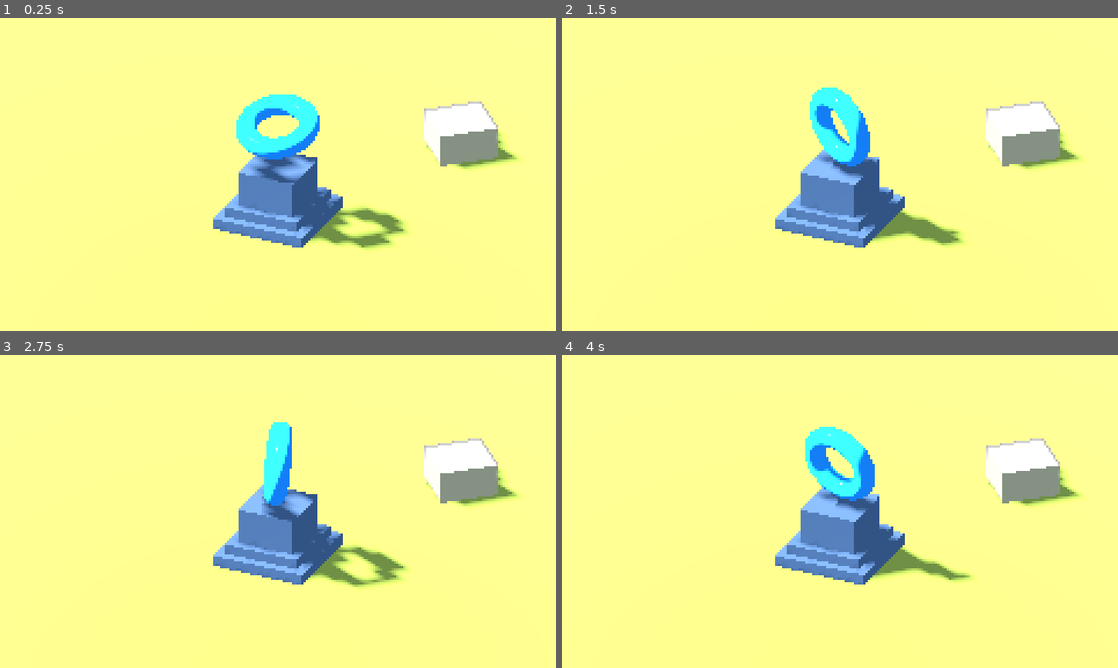
Above: before the commit, frames 1-4 (two rows, left to right).
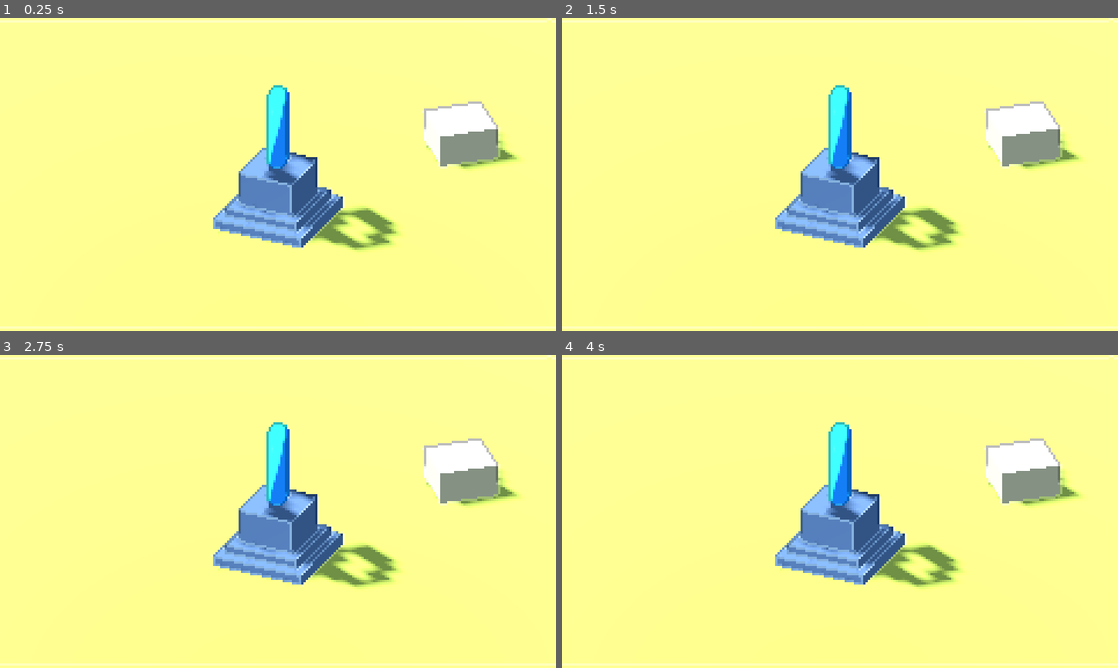
Above: after the commit, the same moments.

Repository: leopeltola/Godot-3d-pixelart-demo
Game: Godot game, scene res://demo.tscn
Same seed, same stepped clock (60 frames per second), same inputs: the game is played once before the commit and once after it.
Inputs:
- Up to frame 1 (0.25 s): no input
- Up to frame 2 (1.5 s): no input
- Up to frame 3 (2.75 s): no input
- Up to frame 4 (4 s): no input

The runs differ from the first frame. In frame 1, 6.0% of the frame differs, in the area x 0-100%, y 0-100%; in frame 2, 6.2%; in frame 3, 3.8%; in frame 4, 6.6%.

Commit message:
cleaned up code in both shaders

Diff:
--- a/camera.tscn
+++ b/camera.tscn
@@ -8,7 +8,12 @@
 [sub_resource type="ShaderMaterial" id="ShaderMaterial_hpojt"]
 render_priority = 0
 shader = ExtResource("1_f284h")
-shader_parameter/outline_color = Color(0, 0, 0, 1)
+shader_parameter/shadows_enabled = true
+shader_parameter/highlights_enabled = true
+shader_parameter/shadow_strength = 0.4
+shader_parameter/highlight_strength = 0.1
+shader_parameter/highlight_color = Color(1, 1, 1, 1)
+shader_parameter/shadow_color = Color(0, 0, 0, 1)
 shader_parameter/distance_falloff = 1.0
 shader_parameter/smoothing_cutoff = 0.1
 shader_parameter/smoothing_max = 0.1
@@ -21,6 +26,5 @@
 
 [node name="Postprocess" type="MeshInstance3D" parent="."]
 transform = Transform3D(1, 0, 0, 0, -4.37114e-08, -1, 0, 1, -4.37114e-08, 0, 0, -0.873369)
-visible = false
 mesh = SubResource("PlaneMesh_57txa")
 surface_material_override/0 = SubResource("ShaderMaterial_hpojt")
--- a/demo.tscn
+++ b/demo.tscn
@@ -12,7 +12,7 @@
 render_priority = 0
 shader = ExtResource("2_w500p")
 shader_parameter/shadows_enabled = true
-shader_parameter/highlights_enabled = false
+shader_parameter/highlights_enabled = true
 shader_parameter/shadow_strength = 0.4
 shader_parameter/highlight_strength = 0.1
 shader_parameter/depth_smooth_low = 0.26
@@ -165,7 +165,7 @@
 surface_material_override/0 = SubResource("StandardMaterial3D_r0a1b")
 
 [node name="Torus" type="MeshInstance3D" parent="."]
-transform = Transform3D(0.7, -3.12647e-06, 0, 3.12647e-06, 0.7, 0, 0, 0, 0.7, 0, 1.23979, 0)
+transform = Transform3D(-0.0469222, -0.698364, 0.00928309, 0.0198189, -0.0106316, -0.699639, 0.698144, -0.0466353, 0.0204852, 0, 1.22187, 0)
 mesh = SubResource("TorusMesh_5f5u1")
 surface_material_override/0 = SubResource("StandardMaterial3D_lr1hu")
 
@@ -196,7 +196,7 @@
 environment = SubResource("Environment_t4b23")
 
 [node name="AnimationPlayer" type="AnimationPlayer" parent="."]
-autoplay = "loop"
+playback_process_mode = 0
 libraries = {
 "": SubResource("AnimationLibrary_y7lvy")
 }
--- a/pixelart_stylizer.gdshader
+++ b/pixelart_stylizer.gdshader
@@ -75,41 +75,43 @@
 
 void fragment() {
 	vec2 e = vec2(1./VIEWPORT_SIZE.xy);
-	float depth_here = getDepth(SCREEN_UV, DEPTH_TEXTURE, INV_PROJECTION_MATRIX);
 
+//	Shadows
 	float depth_diff = 0.;
-	float du = getDepth(SCREEN_UV+vec2(0., -1.)*e, DEPTH_TEXTURE, INV_PROJECTION_MATRIX);
-	float dr = getDepth(SCREEN_UV+vec2(1., 0.)*e, DEPTH_TEXTURE, INV_PROJECTION_MATRIX);
-	float dd = getDepth(SCREEN_UV+vec2(0., 1.)*e, DEPTH_TEXTURE, INV_PROJECTION_MATRIX);
-	float dl = getDepth(SCREEN_UV+vec2(-1., 0.)*e, DEPTH_TEXTURE, INV_PROJECTION_MATRIX);
-	depth_diff += clamp(du - depth_here, 0., 1.);
-	depth_diff += clamp(dr - depth_here, 0., 1.);
-	depth_diff += clamp(dd - depth_here, 0., 1.);
-	depth_diff += clamp(dl - depth_here, 0., 1.);
-	depth_diff = smoothstep(depth_smooth_low, depth_smooth_high, depth_diff);
-//	ALBEDO = vec3(depth_diff);
+	if (shadows_enabled) {
+		float depth = getDepth(SCREEN_UV, DEPTH_TEXTURE, INV_PROJECTION_MATRIX);
+		float du = getDepth(SCREEN_UV+vec2(0., -1.)*e, DEPTH_TEXTURE, INV_PROJECTION_MATRIX);
+		float dr = getDepth(SCREEN_UV+vec2(1., 0.)*e, DEPTH_TEXTURE, INV_PROJECTION_MATRIX);
+		float dd = getDepth(SCREEN_UV+vec2(0., 1.)*e, DEPTH_TEXTURE, INV_PROJECTION_MATRIX);
+		float dl = getDepth(SCREEN_UV+vec2(-1., 0.)*e, DEPTH_TEXTURE, INV_PROJECTION_MATRIX);
+		depth_diff += clamp(du - depth, 0., 1.);
+		depth_diff += clamp(dr - depth, 0., 1.);
+		depth_diff += clamp(dd - depth, 0., 1.);
+		depth_diff += clamp(dl - depth, 0., 1.);
+		depth_diff = smoothstep(depth_smooth_low, depth_smooth_high, depth_diff);
+	}
 
-	// Normals
-	vec3 normal = computeNormalImproved(DEPTH_TEXTURE, model_view_matrix, INV_PROJECTION_MATRIX, SCREEN_UV, MODEL_MATRIX, VIEW_MATRIX, VIEWPORT_SIZE.xy);
-	vec3 nu = computeNormalImproved(DEPTH_TEXTURE, model_view_matrix, INV_PROJECTION_MATRIX, SCREEN_UV+vec2(0., -1.)*e, MODEL_MATRIX, VIEW_MATRIX, VIEWPORT_SIZE.xy);
-	vec3 nr = computeNormalImproved(DEPTH_TEXTURE, model_view_matrix, INV_PROJECTION_MATRIX, SCREEN_UV+vec2(1., 0.)*e, MODEL_MATRIX, VIEW_MATRIX, VIEWPORT_SIZE.xy);
-	vec3 nd = computeNormalImproved(DEPTH_TEXTURE, model_view_matrix, INV_PROJECTION_MATRIX, SCREEN_UV+vec2(0., 1.)*e, MODEL_MATRIX, VIEW_MATRIX, VIEWPORT_SIZE.xy);
-	vec3 nl = computeNormalImproved(DEPTH_TEXTURE, model_view_matrix, INV_PROJECTION_MATRIX, SCREEN_UV+vec2(-1., -1.)*e, MODEL_MATRIX, VIEW_MATRIX, VIEWPORT_SIZE.xy);
-	vec3 normalEdgeBias = vec3(1., 1., 1.);
+//	Normals
 	float normal_diff = 0.;
-	normal_diff += normalIndicator(normalEdgeBias, normal, nu, depth_diff);
-	normal_diff += normalIndicator(normalEdgeBias, normal, nr, depth_diff);
-	normal_diff += normalIndicator(normalEdgeBias, normal, nd, depth_diff);
-	normal_diff += normalIndicator(normalEdgeBias, normal, nl, depth_diff);
-	normal_diff /= 4.;
-	normal_diff = smoothstep(0.1, 0.3, normal_diff);
+	if (highlights_enabled) {
+		vec3 normal = computeNormalImproved(DEPTH_TEXTURE, model_view_matrix, INV_PROJECTION_MATRIX, SCREEN_UV, MODEL_MATRIX, VIEW_MATRIX, VIEWPORT_SIZE.xy);
+		vec3 nu = computeNormalImproved(DEPTH_TEXTURE, model_view_matrix, INV_PROJECTION_MATRIX, SCREEN_UV+vec2(0., -1.)*e, MODEL_MATRIX, VIEW_MATRIX, VIEWPORT_SIZE.xy);
+		vec3 nr = computeNormalImproved(DEPTH_TEXTURE, model_view_matrix, INV_PROJECTION_MATRIX, SCREEN_UV+vec2(1., 0.)*e, MODEL_MATRIX, VIEW_MATRIX, VIEWPORT_SIZE.xy);
+		vec3 nd = computeNormalImproved(DEPTH_TEXTURE, model_view_matrix, INV_PROJECTION_MATRIX, SCREEN_UV+vec2(0., 1.)*e, MODEL_MATRIX, VIEW_MATRIX, VIEWPORT_SIZE.xy);
+		vec3 nl = computeNormalImproved(DEPTH_TEXTURE, model_view_matrix, INV_PROJECTION_MATRIX, SCREEN_UV+vec2(-1., -1.)*e, MODEL_MATRIX, VIEW_MATRIX, VIEWPORT_SIZE.xy);
+		vec3 normalEdgeBias = vec3(1., 1., 1.);
+		normal_diff += normalIndicator(normalEdgeBias, normal, nu, depth_diff);
+		normal_diff += normalIndicator(normalEdgeBias, normal, nr, depth_diff);
+		normal_diff += normalIndicator(normalEdgeBias, normal, nd, depth_diff);
+		normal_diff += normalIndicator(normalEdgeBias, normal, nl, depth_diff);
+		normal_diff /= 4.;
+		normal_diff = smoothstep(0.1, 0.3, normal_diff);
+	}
 
-//	ALBEDO = vec3(normal_diff);
 
 	vec3 original_color = texture(SCREEN_TEXTURE, SCREEN_UV).rgb;
 	vec3 highlight_color = mix(original_color, vec3(1.), highlight_strength);
 	vec3 shadow_color = mix(original_color, vec3(0.), shadow_strength);
-
 	vec3 final = original_color;
 	if (highlights_enabled) {
 		final = mix(final, highlight_color, normal_diff);
--- a/pixelart_stylizer_postprocess.gdshader
+++ b/pixelart_stylizer_postprocess.gdshader
@@ -5,7 +5,13 @@
 uniform sampler2D DEPTH_TEXTURE : hint_depth_texture, filter_linear_mipmap;
 uniform sampler2D SCREEN_TEXTURE : hint_screen_texture, filter_linear_mipmap;
 
-uniform vec4 outline_color : source_color = vec4(0.0, 0.0, 0.0, 1.0);
+uniform bool shadows_enabled = true;
+uniform bool highlights_enabled = true;
+uniform float shadow_strength : hint_range(0.0, 1.0, 0.01) = 0.4;
+uniform float highlight_strength : hint_range(0.0, 1.0, 0.01) = 0.1;
+uniform vec3 highlight_color : source_color = vec3(1.);
+uniform vec3 shadow_color : source_color = vec3(0.0);
+
 uniform float distance_falloff : hint_range(0, 5) = 1;
 uniform float smoothing_cutoff : hint_range(0, 1) = 0.1;
 uniform float smoothing_max : hint_range(0, 1) = 0.1;
@@ -16,22 +22,12 @@
     model_view_matrix = VIEW_MATRIX * mat4(INV_VIEW_MATRIX[0], INV_VIEW_MATRIX[1], INV_VIEW_MATRIX[2], MODEL_MATRIX[3]);
 }
 
-float linear_depth(in sampler2D depth_texture, in vec2 screen_uv, in mat4 inv_projection_matrix){
+float linear_depth(in sampler2D depth_texture, in vec2 screen_uv, in mat4 inv_projection_matrix) {
 //	Credit: https://godotshaders.com/shader/depth-modulated-pixel-outline-in-screen-space/
-
-	// get raw depth, this is not a linear value in godot 4.0 vulkan rendering
 	float raw_depth = texture(depth_texture, screen_uv)[0];
-
 	vec3 normalized_device_coordinates = vec3(screen_uv * 2.0 - 1.0, raw_depth);
-
-	//convert NDC to view space via the inverse projection matrix
     vec4 view_space = inv_projection_matrix * vec4(normalized_device_coordinates, 1.0);
-
-	//linearize the depth
 	view_space.xyz /= view_space.w;
-
-	// camera view points in the negative Z direction, so all depths are negative
-	// we invert the sign here to get positive depth values
 	return -view_space.z;
 }
 
@@ -44,16 +40,16 @@
 vec3 computeNormalImproved( sampler2D depth_tx, mat4 mvm, mat4 ipm, vec2 suv, mat4 wm, mat4 icm, vec2 iResolution) {
     vec2 e = vec2(1./iResolution);
 //    float c0 = texture(depth_tx,suv).r;
-    float c0 = linear_depth(depth_tx, suv, ipm);
+    float c0 = texture(depth_tx, suv).r;
 //    float l2 = texture(depth_tx,suv-vec2(2,0)*e).r;
-    float l2 = linear_depth(depth_tx, suv-vec2(2,0)*e, ipm);
-    float r1 = linear_depth(depth_tx, suv+vec2(1,0)*e, ipm);
-    float l1 = linear_depth(depth_tx, suv-vec2(1,0)*e, ipm);
-    float r2 = linear_depth(depth_tx, suv+vec2(2,0)*e, ipm);
-    float b2 = linear_depth(depth_tx, suv-vec2(0,2)*e, ipm);
-    float b1 = linear_depth(depth_tx, suv-vec2(0,1)*e, ipm);
-    float t1 = linear_depth(depth_tx, suv+vec2(0,1)*e, ipm);
-    float t2 = linear_depth(depth_tx, suv+vec2(0,2)*e, ipm);
+    float l2 = texture(depth_tx, suv-vec2(2,0)*e).r;
+    float r1 = texture(depth_tx, suv+vec2(1,0)*e).r;
+    float l1 = texture(depth_tx, suv-vec2(1,0)*e).r;
+    float r2 = texture(depth_tx, suv+vec2(2,0)*e).r;
+    float b2 = texture(depth_tx, suv-vec2(0,2)*e).r;
+    float b1 = texture(depth_tx, suv-vec2(0,1)*e).r;
+    float t1 = texture(depth_tx, suv+vec2(0,1)*e).r;
+    float t2 = texture(depth_tx, suv+vec2(0,2)*e).r;
 
     float dl = abs(l1*l2/(2.0*l2-l1)-c0);
     float dr = abs(r1*r2/(2.0*r2-r1)-c0);
@@ -70,89 +66,62 @@
     return normalize(cross(dpdx,dpdy));
 }
 
-vec3 computeNormalNaive( sampler2D depth_tx, mat4 mvm, mat4 ipm, vec2 suv, mat4 wm, mat4 icm, vec2 iResolution) {
-//    vec2 e = vec2(1./iResolution);
-//    vec3 l1 = getPos(linear_depth(depth_tx, suv-vec2(1,0)*e, ipm) ,mvm, ipm, suv-vec2(1,0)*e, wm, icm);
-//    vec3 r1 = getPos(linear_depth(depth_tx, suv+vec2(1,0)*e, ipm) ,mvm, ipm, suv+vec2(1,0)*e, wm, icm);
-//    vec3 t1 = getPos(linear_depth(depth_tx, suv+vec2(0,1)*e, ipm) ,mvm, ipm, suv+vec2(0,1)*e, wm, icm);
-//    vec3 b1 = getPos(linear_depth(depth_tx, suv-vec2(0,1)*e, ipm) ,mvm, ipm, suv-vec2(0,1)*e, wm, icm);
-//    vec3 dpdx = r1-l1;
-//    vec3 dpdy = t1-b1;
-//    return normalize(cross(dpdx,dpdy));
-//
-//    alternative
-//	float d = texture(depth_tx, suv).x;
-	float d = linear_depth(depth_tx, suv, ipm);
-	d = d / 2.;
-    vec3 pos = getPos(d,mvm, ipm, suv, wm, icm);
-    return normalize(cross(dFdx(pos),dFdy(pos)));
-}
 
-float normalIndicator(vec3 normalEdgeBias, vec3 baseNormal, vec3 newNormal, float depthDiff) {
+float normalIndicator(vec3 normalEdgeBias, vec3 baseNormal, vec3 newNormal, float depth_diff) {
 	float normalDiff = dot(baseNormal - newNormal, normalEdgeBias);
 	float normalIndicator = clamp(smoothstep(-.01, .01, normalDiff), 0.0, 1.0);
 	// only the shallower pixel
-	float depthIndicator = clamp(sign(depthDiff * .25 + .0025), 0.0, 1.0);
+	float depthIndicator = clamp(sign(depth_diff * .25 + .0025), 0.0, 1.0);
 	return (1.0 - dot(baseNormal, newNormal)) * depthIndicator * normalIndicator;
 }
 
 void fragment() {
-	float d = linear_depth(DEPTH_TEXTURE, SCREEN_UV, INV_PROJECTION_MATRIX);
+	vec2 e = vec2(1./VIEWPORT_SIZE.xy);
 
-	// calculate the screen uv offset size of a single pixel
-	vec2 screen_size = vec2(textureSize(SCREEN_TEXTURE, 1));
-	vec2 pixel_size = (distance_falloff / d) / vec2(screen_size.x, screen_size.y);
+//	Shadows
+	float depth_diff = 0.0;
+	if (shadows_enabled) {
+		float depth = linear_depth(DEPTH_TEXTURE, SCREEN_UV, INV_PROJECTION_MATRIX);
+		float du = linear_depth(DEPTH_TEXTURE, SCREEN_UV+vec2(0., -1.)*e, INV_PROJECTION_MATRIX);
+		float dr = linear_depth(DEPTH_TEXTURE, SCREEN_UV+vec2(1., 0.)*e, INV_PROJECTION_MATRIX);
+		float dd = linear_depth(DEPTH_TEXTURE, SCREEN_UV+vec2(0., 1.)*e, INV_PROJECTION_MATRIX);
+		float dl = linear_depth(DEPTH_TEXTURE, SCREEN_UV+vec2(-1., 0.)*e, INV_PROJECTION_MATRIX);
+		depth_diff += clamp(du - depth, 0., 1.);
+		depth_diff += clamp(dd - depth, 0., 1.);
+		depth_diff += clamp(dr - depth, 0., 1.);
+		depth_diff += clamp(dl - depth, 0., 1.);
+		depth_diff = smoothstep(0.2, 0.3, depth_diff);
+	}
 
-	float du = linear_depth(DEPTH_TEXTURE, SCREEN_UV+vec2(0.0, pixel_size.y), INV_PROJECTION_MATRIX);
-	float dd = linear_depth(DEPTH_TEXTURE, SCREEN_UV+vec2(0.0, -pixel_size.y), INV_PROJECTION_MATRIX);
-	float dr = linear_depth(DEPTH_TEXTURE, SCREEN_UV+vec2(pixel_size.x, 0.0), INV_PROJECTION_MATRIX);
-	float dl = linear_depth(DEPTH_TEXTURE, SCREEN_UV+vec2(-pixel_size.x, 0.0), INV_PROJECTION_MATRIX);
-
-	// combine all the differences in depth of neighbors
-	float diff = 0.0;
-	diff += clamp(du - d, 0., 1.);
-	diff += clamp(dd - d, 0., 1.);
-	diff += clamp(dr - d, 0., 1.);
-	diff += clamp(dl - d, 0., 1.);
-	diff = smoothstep(0.2, 0.3, diff);
-	float depthOutline = diff;
+//	Highlights
+	float normal_diff = 0.;
+	if (highlights_enabled) {
+		vec3 normal = computeNormalImproved(DEPTH_TEXTURE, model_view_matrix, INV_PROJECTION_MATRIX, SCREEN_UV, MODEL_MATRIX, VIEW_MATRIX, VIEWPORT_SIZE.xy);
+		vec3 nu = computeNormalImproved(DEPTH_TEXTURE, model_view_matrix, INV_PROJECTION_MATRIX, SCREEN_UV+vec2(0, 1)*e, MODEL_MATRIX, VIEW_MATRIX, VIEWPORT_SIZE.xy);
+		vec3 nr = computeNormalImproved(DEPTH_TEXTURE, model_view_matrix, INV_PROJECTION_MATRIX, SCREEN_UV+vec2(1, 0)*e, MODEL_MATRIX, VIEW_MATRIX, VIEWPORT_SIZE.xy);
+		vec3 nd = computeNormalImproved(DEPTH_TEXTURE, model_view_matrix, INV_PROJECTION_MATRIX, SCREEN_UV+vec2(0, -1)*e, MODEL_MATRIX, VIEW_MATRIX, VIEWPORT_SIZE.xy);
+		vec3 nl = computeNormalImproved(DEPTH_TEXTURE, model_view_matrix, INV_PROJECTION_MATRIX, SCREEN_UV+vec2(-1, 0)*e, MODEL_MATRIX, VIEW_MATRIX, VIEWPORT_SIZE.xy);
+		vec3 normal_edge_bias = vec3(1., 1., 1.);
+		normal_diff += normalIndicator(normal_edge_bias, normal, nu, depth_diff);
+		normal_diff += normalIndicator(normal_edge_bias, normal, nr, depth_diff);
+		normal_diff += normalIndicator(normal_edge_bias, normal, nd, depth_diff);
+		normal_diff += normalIndicator(normal_edge_bias, normal, nl, depth_diff);
+		normal_diff = smoothstep(0.2, 0.8, normal_diff);
+	}
 
 
-//	ALBEDO = computeNormalNaive(DEPTH_TEXTURE, model_view_matrix, INV_PROJECTION_MATRIX, SCREEN_UV, MODEL_MATRIX, VIEW_MATRIX, VIEWPORT_SIZE.xy);
-//	ALBEDO = computeNormalImproved(DEPTH_TEXTURE, model_view_matrix, INV_PROJECTION_MATRIX, SCREEN_UV, MODEL_MATRIX, VIEW_MATRIX, VIEWPORT_SIZE.xy);
+	vec3 original_color = texture(SCREEN_TEXTURE, SCREEN_UV).rgb;
+	vec3 final_highlight_color = mix(original_color, vec3(1.), highlight_strength);
+	vec3 final_shadow_color = mix(original_color, vec3(0.), shadow_strength);
+	vec3 final = original_color;
+	if (highlights_enabled) {
+		final = mix(final, final_highlight_color, normal_diff);
+	}
+	if (shadows_enabled) {
+		final = mix(final, final_shadow_color, depth_diff);
+	}
+	ALBEDO = final;
 
-	float depthVisual = clamp(d / 50., 0., 1.);
-//	ALBEDO = vec3(depthVisual);
-
-//	Normal outline
-	vec2 e = vec2(1./VIEWPORT_SIZE.xy);
-	vec3 normal = computeNormalImproved(DEPTH_TEXTURE, model_view_matrix, INV_PROJECTION_MATRIX, SCREEN_UV, MODEL_MATRIX, VIEW_MATRIX, VIEWPORT_SIZE.xy);
-	vec3 nu = computeNormalImproved(DEPTH_TEXTURE, model_view_matrix, INV_PROJECTION_MATRIX, SCREEN_UV+vec2(0, 1)*e, MODEL_MATRIX, VIEW_MATRIX, VIEWPORT_SIZE.xy);
-	vec3 nr = computeNormalImproved(DEPTH_TEXTURE, model_view_matrix, INV_PROJECTION_MATRIX, SCREEN_UV+vec2(1, 0)*e, MODEL_MATRIX, VIEW_MATRIX, VIEWPORT_SIZE.xy);
-	vec3 nd = computeNormalImproved(DEPTH_TEXTURE, model_view_matrix, INV_PROJECTION_MATRIX, SCREEN_UV+vec2(0, -1)*e, MODEL_MATRIX, VIEW_MATRIX, VIEWPORT_SIZE.xy);
-	vec3 nl = computeNormalImproved(DEPTH_TEXTURE, model_view_matrix, INV_PROJECTION_MATRIX, SCREEN_UV+vec2(-1, 0)*e, MODEL_MATRIX, VIEW_MATRIX, VIEWPORT_SIZE.xy);
-	float depthDiff = d;
-	vec3 normalEdgeBias = vec3(1., 1., 1.);
-
-	float normalOutline = 0.;
-	normalOutline += normalIndicator(normalEdgeBias, normal, nu, depthDiff);
-	normalOutline += normalIndicator(normalEdgeBias, normal, nr, depthDiff);
-	normalOutline += normalIndicator(normalEdgeBias, normal, nd, depthDiff);
-	normalOutline += normalIndicator(normalEdgeBias, normal, nl, depthDiff);
-	normalOutline = smoothstep(0.2, 0.8, normalOutline);
-
-//	Debugging stuff
-//	float combinedOutline = normalOutline + depthOutline;
-//	float bothOutline = normalOutline + depthOutline - 1.;
-//
-//	ALBEDO = vec3(combinedOutline);
-
-//	Coloring based on the outlines
-	vec3 original = texture(SCREEN_TEXTURE, SCREEN_UV).rgb;
-	vec3 highlightColor = mix(original, vec3(1.), .03);
-	vec3 shadowColor = mix(original, vec3(0.), .4);
-	vec3 final = original;
-	final = mix(final, highlightColor, normalOutline);
-	final = mix(final, shadowColor, depthOutline);
-	ALBEDO = final;
+	float alpha_mask = depth_diff * float(shadows_enabled) + normal_diff * float(highlights_enabled);
+	ALPHA = clamp((alpha_mask) * 5., 0., 1.);
 }
